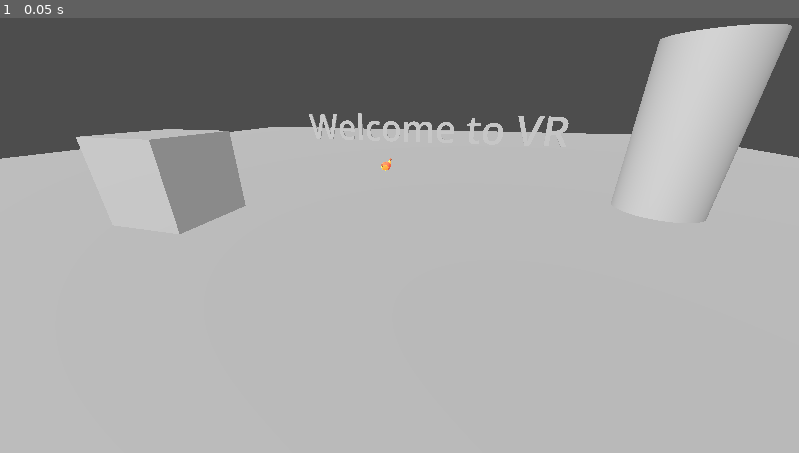
Above: before the commit, frame 1.
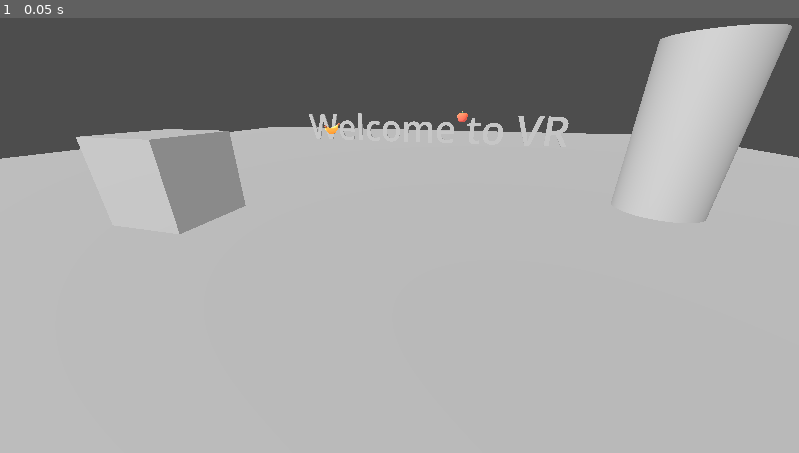
Above: after the commit, the same moment.

Repository: pientaszek0/rwr
Game: Godot game, scene res://main_scene.tscn
Same seed, same stepped clock (60 frames per second), same inputs: the game is played once before the commit and once after it.
Inputs:
- Up to frame 1 (0.05 s): no input

The runs differ from the first frame. In frame 1, less than 0.1% of the frame differs, in the area x 40-59%, y 21-36%.

Commit message:
Dodano poruszanie

Diff:
--- a/project_files/main_scene.tscn
+++ b/project_files/main_scene.tscn
@@ -1,7 +1,9 @@
 [gd_scene format=3 uid="uid://bs3k8fvh37bf7"]
 
 [ext_resource type="Script" uid="uid://b05xik55o2n48" path="res://main_script.gd" id="1_0f027"]
+[ext_resource type="Script" uid="uid://63x813v8yk4w" path="res://movement.gd" id="2_8mm7a"]
 [ext_resource type="ArrayMesh" uid="uid://dukswvmuqaybt" path="res://assets/models/apple_apple.res" id="2_gyfs4"]
+[ext_resource type="Script" uid="uid://bxncccgwrqsf0" path="res://teleport.gd" id="3_8mm7a"]
 [ext_resource type="ArrayMesh" uid="uid://dre35lvplqlow" path="res://assets/models/banana_banana.res" id="3_d5x1h"]
 
 [sub_resource type="BoxShape3D" id="BoxShape3D_gyfs4"]
@@ -9,10 +11,6 @@
 
 [sub_resource type="PlaneMesh" id="PlaneMesh_d5x1h"]
 size = Vector2(20, 20)
-
-[sub_resource type="BoxMesh" id="BoxMesh_8mm7a"]
-
-[sub_resource type="CylinderMesh" id="CylinderMesh_hq1ik"]
 
 [sub_resource type="TextMesh" id="TextMesh_nfk4m"]
 text = "Welcome to VR"
@@ -25,30 +23,31 @@
 
 [sub_resource type="Compositor" id="Compositor_d5x1h"]
 
-[node name="Main Scene" type="Node3D" unique_id=1926957678]
+[sub_resource type="BoxMesh" id="BoxMesh_8mm7a"]
+
+[sub_resource type="BoxShape3D" id="BoxShape3D_8mm7a"]
+
+[sub_resource type="CylinderMesh" id="CylinderMesh_hq1ik"]
+
+[sub_resource type="CylinderShape3D" id="CylinderShape3D_hq1ik"]
+
+[sub_resource type="CylinderMesh" id="CylinderMesh_gyfs4"]
+top_radius = 0.05
+bottom_radius = 0.05
+height = 0.2
+
+[node name="MainScene" type="Node3D" unique_id=1926957678]
 script = ExtResource("1_0f027")
 
 [node name="Level" type="Node3D" parent="." unique_id=1323058957]
-
-[node name="DirectionalLight3D" type="DirectionalLight3D" parent="Level" unique_id=1421545829]
-transform = Transform3D(0.8363532, 0.23601097, 0.49478516, -0.081425205, -0.83908254, 0.5378758, 0.5421101, -0.49014205, -0.6825521, 13.434639, 10, -16.061966)
-light_energy = 1.5
 
 [node name="Floor" type="StaticBody3D" parent="Level" unique_id=1014550124]
 
 [node name="Collision" type="CollisionShape3D" parent="Level/Floor" unique_id=2098967914]
 shape = SubResource("BoxShape3D_gyfs4")
 
-[node name="Plane" type="MeshInstance3D" parent="Level/Floor" unique_id=1314805528]
+[node name="Shape" type="MeshInstance3D" parent="Level/Floor" unique_id=1314805528]
 mesh = SubResource("PlaneMesh_d5x1h")
-
-[node name="Box" type="MeshInstance3D" parent="Level" unique_id=1549014424]
-transform = Transform3D(1, 0, 0, 0, 1, 0, 0, 0, 1, 1.699779, 0.5, -3.286685)
-mesh = SubResource("BoxMesh_8mm7a")
-
-[node name="Cylinder" type="MeshInstance3D" parent="Level" unique_id=1066242716]
-transform = Transform3D(1, 0, 0, 0, 1, 0, 0, 0, 1, -4.2660656, 1, -1.4857004)
-mesh = SubResource("CylinderMesh_hq1ik")
 
 [node name="Text" type="MeshInstance3D" parent="Level" unique_id=471546648]
 transform = Transform3D(-1, 0, -8.742278e-08, 0, 1, 0, 8.742278e-08, 0, -1, 0, 0.5, 4.7625966)
@@ -58,12 +57,36 @@
 environment = SubResource("Environment_gyfs4")
 compositor = SubResource("Compositor_d5x1h")
 
+[node name="DirectionalLight" type="DirectionalLight3D" parent="Level" unique_id=1421545829]
+transform = Transform3D(0.8363532, 0.23601094, 0.49478507, -0.081425205, -0.8390826, 0.5378758, 0.5421101, -0.4901421, -0.68255216, 13.434639, 10, -16.061966)
+light_energy = 1.5
+
+[node name="Box" type="StaticBody3D" parent="Level" unique_id=2006798102]
+transform = Transform3D(1, 0, 0, 0, 1, 0, 0, 0, 1, 1.699779, 0.5, -3.286685)
+
+[node name="Shape" type="MeshInstance3D" parent="Level/Box" unique_id=1549014424]
+mesh = SubResource("BoxMesh_8mm7a")
+
+[node name="Collision" type="CollisionShape3D" parent="Level/Box" unique_id=1941177910]
+shape = SubResource("BoxShape3D_8mm7a")
+
+[node name="StaticBody3D" type="StaticBody3D" parent="Level" unique_id=644573092]
+
+[node name="Shape" type="MeshInstance3D" parent="Level/StaticBody3D" unique_id=1066242716]
+transform = Transform3D(1, 0, 0, 0, 1, 0, 0, 0, 1, -4.2660656, 1, -1.4857004)
+mesh = SubResource("CylinderMesh_hq1ik")
+
+[node name="Collision" type="CollisionShape3D" parent="Level/StaticBody3D" unique_id=589737897]
+shape = SubResource("CylinderShape3D_hq1ik")
+
 [node name="XROrigin3D" type="XROrigin3D" parent="." unique_id=1926610704]
+script = ExtResource("2_8mm7a")
 
 [node name="XRCamera3D" type="XRCamera3D" parent="XROrigin3D" unique_id=565339605]
 transform = Transform3D(-0.9663626, 0.10184312, -0.23615937, 6.575868e-10, 0.9182529, 0.39599422, 0.25718334, 0.38267404, -0.8873654, -1.882143, 1.330712, -5.9906282)
 
 [node name="LeftController" type="XRController3D" parent="XROrigin3D" unique_id=151910520]
+transform = Transform3D(1, 0, 0, 0, 1, 0, 0, 0, 1, -1.5125319, 0.9918339, 0)
 tracker = &"left_hand"
 
 [node name="HandLeftRoot" type="Node3D" parent="XROrigin3D/LeftController" unique_id=1101213680]
@@ -72,12 +95,21 @@
 mesh = ExtResource("2_gyfs4")
 
 [node name="RightController" type="XRController3D" parent="XROrigin3D" unique_id=1125101334]
+transform = Transform3D(1, 0, 0, 0, 1, 0, 0, 0, 1, 1.1877041, 0.7146666, 0)
 tracker = &"right_hand"
+script = ExtResource("3_8mm7a")
 
 [node name="HandRightRoot" type="Node3D" parent="XROrigin3D/RightController" unique_id=711598930]
 
 [node name="MeshInstance3D" type="MeshInstance3D" parent="XROrigin3D/RightController/HandRightRoot" unique_id=720111405]
 mesh = ExtResource("3_d5x1h")
+
+[node name="TeleportRay" type="RayCast3D" parent="XROrigin3D/RightController" unique_id=558836714]
+target_position = Vector3(0, 0, -10)
+
+[node name="TeleportMarker" type="MeshInstance3D" parent="XROrigin3D/RightController" unique_id=1977403507]
+visible = false
+mesh = SubResource("CylinderMesh_gyfs4")
 
 [node name="CanvasLayer" type="CanvasLayer" parent="." unique_id=555169017]
 
--- /dev/null
+++ b/project_files/movement.gd
@@ -0,0 +1,25 @@
+extends XROrigin3D
+
+@export var move_speed: float = 2.5
+@export var deadzone: float = 0.15
+@onready var xr_camera: XRCamera3D = $XRCamera3D
+@onready var left_ctrl: XRController3D = $LeftController
+
+func _physics_process(delta: float) -> void:
+	var dir := Vector3.ZERO
+
+	var fwd := -xr_camera.global_transform.basis.z
+	var right := xr_camera.global_transform.basis.x
+
+	# Horizontal plane projectoin
+	#var fwd := -xr_camera.global_transform.basis.z; fwd.y = 0.0; fwd = fwd.normalized()
+	#var right := xr_camera.global_transform.basis.x; right.y = 0.0; right = right.normalized()
+
+	var v: Vector2 = left_ctrl.get_vector2("thumbstick")
+	if v.length() < deadzone:
+		v = Vector2.ZERO
+
+	dir += fwd * (-v.y) + right * (v.x)
+
+	if dir.length() > 0.0:
+		global_translate(dir.normalized() * move_speed * delta)
--- /dev/null
+++ b/project_files/teleport.gd
@@ -0,0 +1,34 @@
+extends XRController3D
+
+@onready var ray: RayCast3D = $TeleportRay
+@onready var marker: MeshInstance3D = $TeleportMarker
+var xr_origin: XROrigin3D
+var xr_camera: XRCamera3D
+
+func _ready() -> void:
+	xr_origin = get_parent() as XROrigin3D
+	xr_camera = xr_origin.get_node("XRCamera3D") as XRCamera3D
+	marker.visible = false
+
+func _process(_delta: float) -> void:
+	if ray.is_colliding():
+		marker.global_transform.origin = ray.get_collision_point()
+		marker.visible = true
+	else:
+		marker.visible = false
+
+func teleport_now() -> void:
+	if not ray.is_colliding():
+		return
+	var target: Vector3 = ray.get_collision_point()
+
+	var origin_tf := xr_origin.global_transform
+	var cam_tf := xr_camera.global_transform
+	var cam_offset := cam_tf.origin - origin_tf.origin
+
+	# Height Sabilisation
+	#cam_offset.y = 0.0
+	#origin_tf.origin = Vector3(target.x - cam_offset.x, target.y, target.z - cam_offset.z)
+
+	origin_tf.origin = target - cam_offset
+	xr_origin.global_transform = origin_tf
Not shown, added: project_files/movement.gd.uid
Not shown, added: project_files/teleport.gd.uid
Not shown, changed: docs/index.html
Not shown, changed: docs/index.pck
